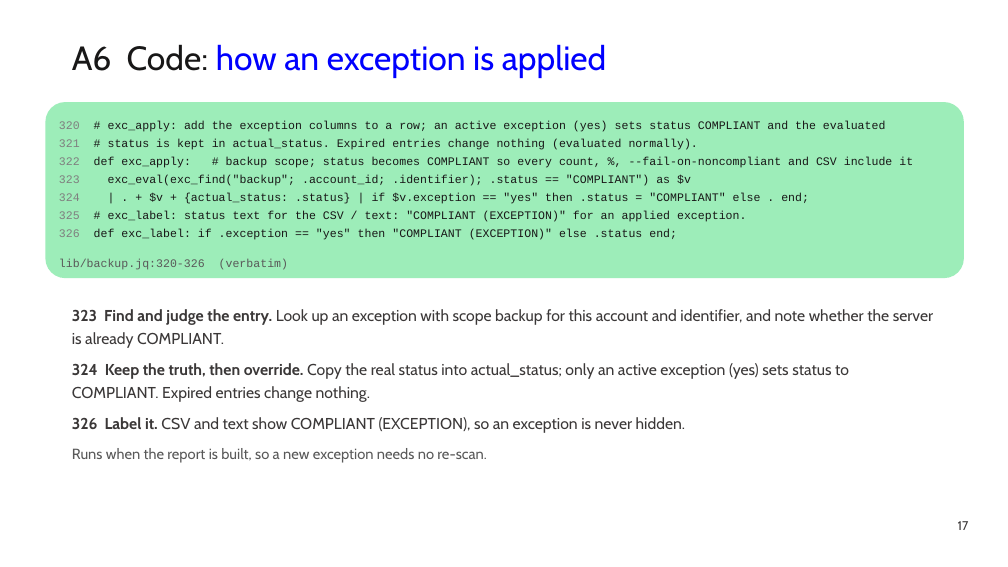
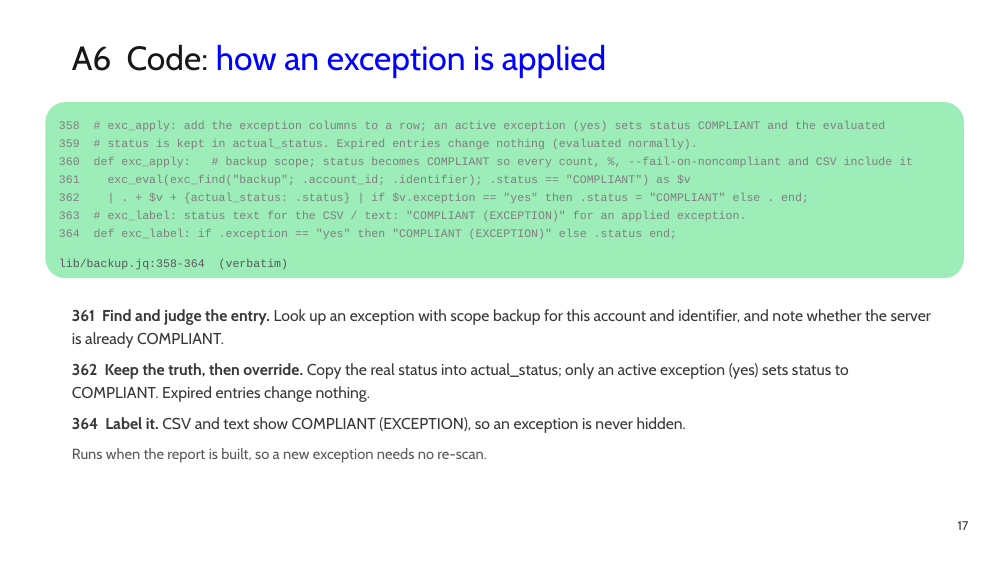
Before and after one commit to manideepgrandhi/rds-backup-compliance, a slide deck: slide 17 of docs/RDS_Backup_Compliance_Walkthrough.pptx. Drawn at 1008x567 pixels with LibreOffice and Linux fonts; fonts in the diff are those of the drawing. Boxes give left, top, right and bottom in pixels: in the first picture for what was removed or moved away, otherwise in the second. Text is boxed around its words. In the diff, an @@ line names an element or a change of style, - is before the commit and + after.

Commit message:
Walkthrough deck: refresh to v1.8.0
Update the 20-slide team deck: version 1.8.0, 44 settings, 814 checks,
alert_email.jq, check-mode and attach-* keys, and verbatim code citations
moved to the current line numbers (A4 916-925, A5 67-68 and 71-78, A6 358-364).

```diff
--- a/docs/RDS_Backup_Compliance_Walkthrough.pptx
+++ b/docs/RDS_Backup_Compliance_Walkthrough.pptx
@@ text at <box>59,120,913,240</box>: text changed; text colour #181717 to #7F7F7F @@
-320 # exc_apply: add the exception columns to a row; an active exception (yes) sets status COMPLIANT and the evaluated
-321 # status is kept in actual_status. Expired entries change nothing (evaluated normally).
-322 def exc_apply: # backup scope; status becomes COMPLIANT so every count, %, --fail-on-noncompliant and CSV include it
-323 exc_eval(exc_find("backup"; .account_id; .identifier); .status == "COMPLIANT") as $v
-324 | . + $v + {actual_status: .status} | if $v.exception == "yes" then .status = "COMPLIANT" else . end;
-325 # exc_label: status text for the CSV / text: "COMPLIANT (EXCEPTION)" for an applied exception.
-326 def exc_label: if .exception == "yes" then "COMPLIANT (EXCEPTION)" else .status end;
+358 # exc_apply: add the exception columns to a row; an active exception (yes) sets status COMPLIANT and the evaluated
+359 # status is kept in actual_status. Expired entries change nothing (evaluated normally).
+360 def exc_apply: # backup scope; status becomes COMPLIANT so every count, %, --fail-on-noncompliant and CSV include it
+361 exc_eval(exc_find("backup"; .account_id; .identifier); .status == "COMPLIANT") as $v
+362 | . + $v + {actual_status: .status} | if $v.exception == "yes" then .status = "COMPLIANT" else . end;
+363 # exc_label: status text for the CSV / text: "COMPLIANT (EXCEPTION)" for an applied exception.
+364 def exc_label: if .exception == "yes" then "COMPLIANT (EXCEPTION)" else .status end;
@@ text at <box>59,259,288,270</box>: text changed @@
-lib/backup.jq:320-326 (verbatim)
+lib/backup.jq:358-364 (verbatim)
@@ text at <box>72,309,931,433</box>: text changed @@
-323 Find and judge the entry. Look up an exception with scope backup for this account and identifier, and note whether the server is already COMPLIANT.
-324 Keep the truth, then override. Copy the real status into actual_status; only an active exception (yes) sets status to COMPLIANT. Expired entries change nothing.
-326 Label it. CSV and text show COMPLIANT (EXCEPTION), so an exception is never hidden.
+361 Find and judge the entry. Look up an exception with scope backup for this account and identifier, and note whether the server is already COMPLIANT.
+362 Keep the truth, then override. Copy the real status into actual_status; only an active exception (yes) sets status to COMPLIANT. Expired entries change nothing.
+364 Label it. CSV and text show COMPLIANT (EXCEPTION), so an exception is never hidden.
```
Also in this commit, not shown: 10 other slides changed.
